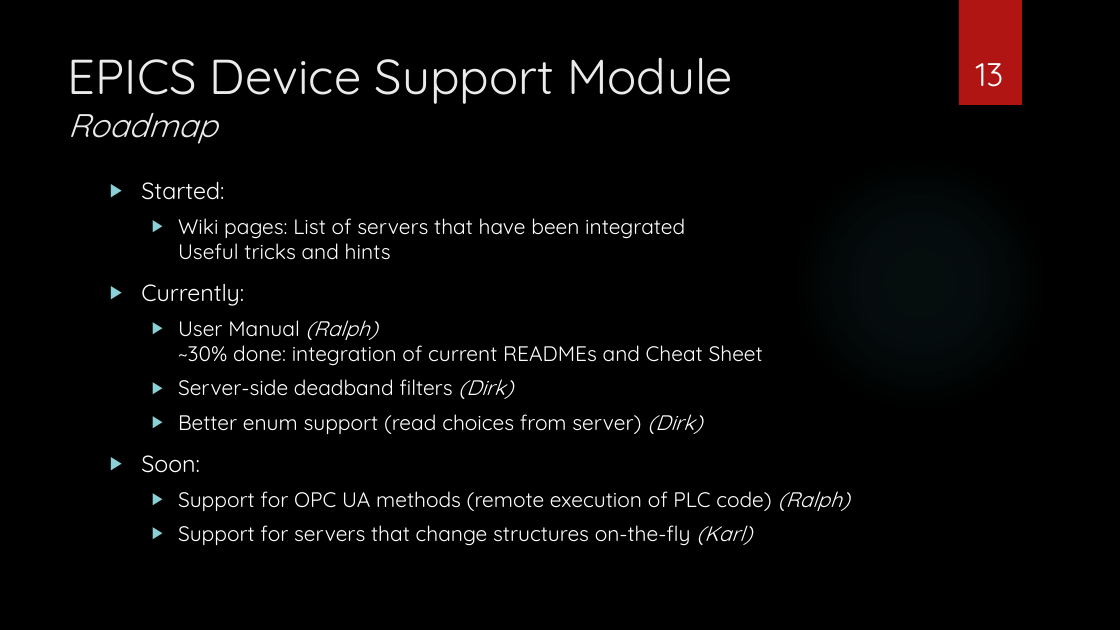
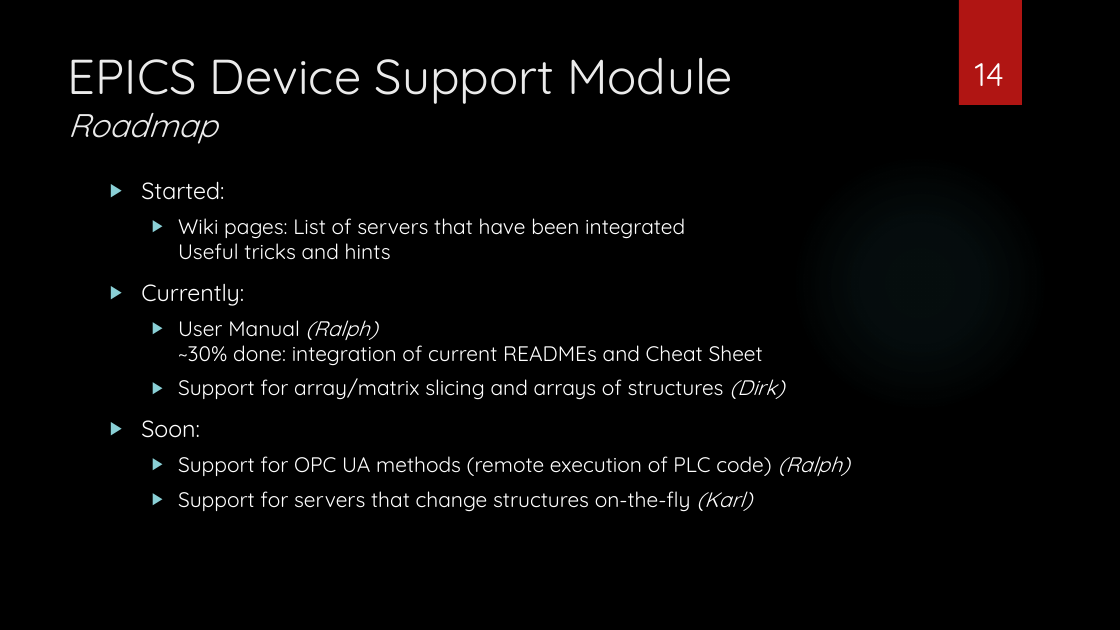
Before and after one commit to epics-training/opcua-support, a slide deck: slide 14 of presentations/OPC UA Device Support.pptx (slide 13 before the commit). Drawn at 1120x630 pixels with LibreOffice and Linux fonts; fonts in the diff are those of the drawing; background and template pictures are left out. Boxes give left, top, right and bottom in pixels: in the first picture for what was removed or moved away, otherwise in the second. Text is boxed around its words. In the diff, an @@ line names an element or a change of style, - is before the commit and + after.

```diff
--- a/presentations/OPC UA Device Support.pptx
+++ b/presentations/OPC UA Device Support.pptx
@@ page number at [975,63,1004,86]: text changed @@
-13
+14
@@ text at [178,378,785,400]: text changed @@
-  ▶ Server-side deadband filters (Dirk)
-  ▶ Better enum support (read choices from server) (Dirk)
+  ▶ Support for array/matrix slicing and arrays of structures (Dirk)
```
Also in this commit, not shown: 8 other slides changed, 1 slide added, 1 other file.
